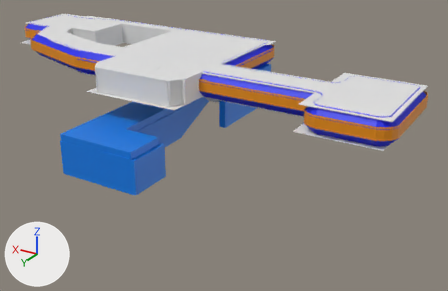
The Blender file Assets/Scenes/Chapter1-1/Models/Chapter1-1Mesh.blend as it was, and as the next commit left it.
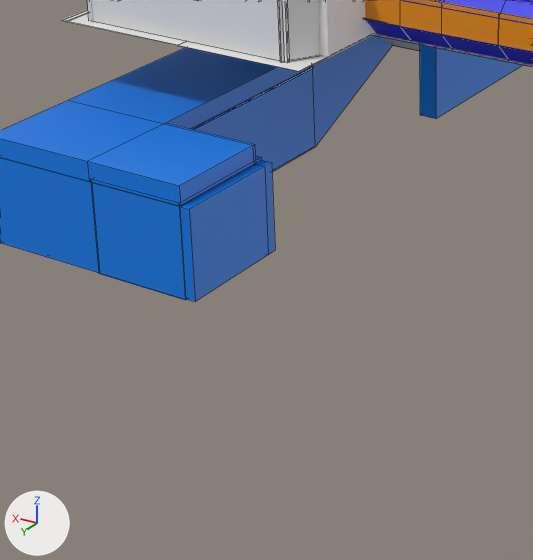
There are two pictures of each version: one whole from a 50 mm camera at (-65.0, 82.6, 47.2) aimed at (-7.2, -13.8, -1.0), one close up on the part from 14% to 58% of the width and 29% to 100% of the height. Arrows for +X, +Y and +Z are at lower left; the lights stay in place. The close-ups show mesh edges as thin lines.

In view in the first close-up: 'Chapter1-1Walls', 'Floor', 'LowerWalls', 'PrisonWall3', 'PrisonWall4', 'PrisonWall5'.
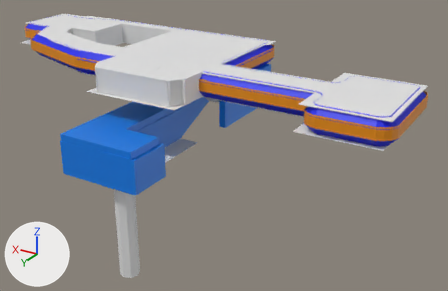
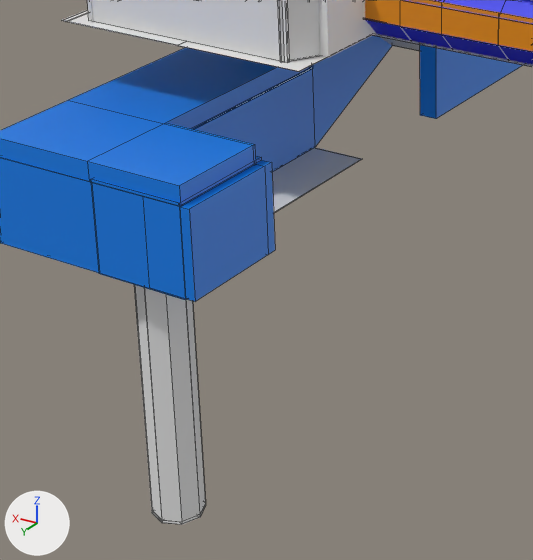
Changed parts and their boxes [x1, y1, x2, y2] in the close-ups (533 x 560 px; the box of a moved part takes in the faces that stretch with it):
'Cylinder', added
    after: [134, 285, 206, 525]
'Floor', reshaped
    before: [61, 10, 533, 72]
    after: [61, 10, 533, 213]
part 1 of me_plane_007, moved or reshaped (not visible before)
    after: [272, 148, 362, 213]

The change, as a list of edits to the scene's bpy script:
```text
Change me_plane_007:
    used by ob_floor; location = (-6.78, -6.33, 12.51); scale = (1.0, 3.08, 1.0)
    remove me_plane_007.from_pydata(...)  # 166 vertices, 156 faces; spans x -36.5..55.1, y -8.0..6.4, z -12.1..0.0
    add me_plane_007.from_pydata(...)  # 174 vertices, 162 faces; spans x -36.5..55.1, y -8.0..6.4, z -12.1..0.0
    me_plane_007 part 1
    17 vertices are removed from x 0.1..6.2, y 4.1..6.3, z -12.1
    13 faces are deleted
    1 vertex moves from x 0.8, y 5.8, z -12.1 to x 3.0, y 6.4, z -12.1
    25 vertices are added at x 3.0..7.3, y -1.1..6.4, z -12.1
    19 new faces join them
Add me_cylinder_001:
    me_cylinder_001.from_pydata(...)  # 80 vertices, 80 faces; spans x -1.0..1.0, y -1.0..1.0, z -1.0..1.02
Add ob_cylinder:
    ob_cylinder = bpy.data.objects.new('Cylinder', me_cylinder_001)
    ob_cylinder.location = (-1.53, 9.94, -8.97)
    ob_cylinder.scale = (1.8, 1.8, -9.41)
```
